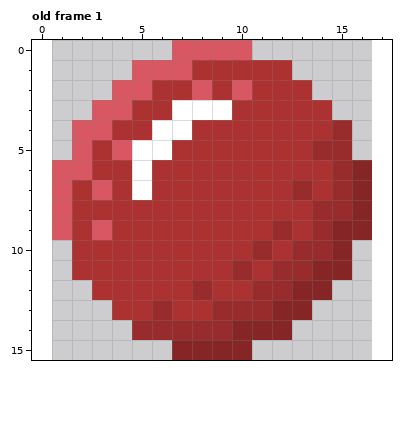
Pixel-art file: assets/ball.aseprite. That is the earlier state.
16x16 pixels, 1 frame. Shown: old frame 1. The old version is drawn lined up with the new one, on the new canvas. The commit also changed other frames, which this record leaves out.
After:
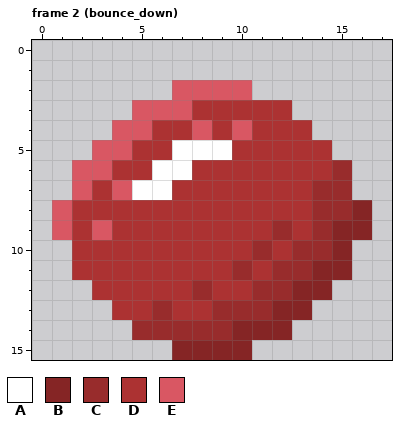
Palette (. is transparent): A #ffffff  B #852525  C #982c2c  D #ac3232  E #d95763
A new or re-ordered frame is compared with the old frame closest to it.
Commit message: Implement tagged animations
Edits made:
canvas 16x16 -> 18x16, the old top-left corner now at 1,0
frames 1 -> 7
--- frame 2 (bounce_down) is new; against old frame 1
@@ x 0..17 @@
- 0 .......EEEE.......
- 1 .....EEEDDDDD.....
- 2 ....EEDDEDEDDD....
- 3 ...EEDDAAADDDDD...
- 4 ..EEDDAADDDDDDDC..
- 5 ..EDEAADDDDDDDCC..
- 6 .EEDDADDDDDDDDDCB.
- 7 .EDEDADDDDDDDCDCB.
+ 0 ..................
+ 1 ..................
+ 2 .......EEEE.......
+ 3 .....EEEDDDDD.....
+ 4 ....EEDDEDEDDD....
+ 5 ...EEDDAAADDDDD...
+ 6 ..EEDDAADDDDDDDC..
+ 7 ..EDEAADDDDDDDCC..
  8 .EDDDDDDDDDDDDCCB.
